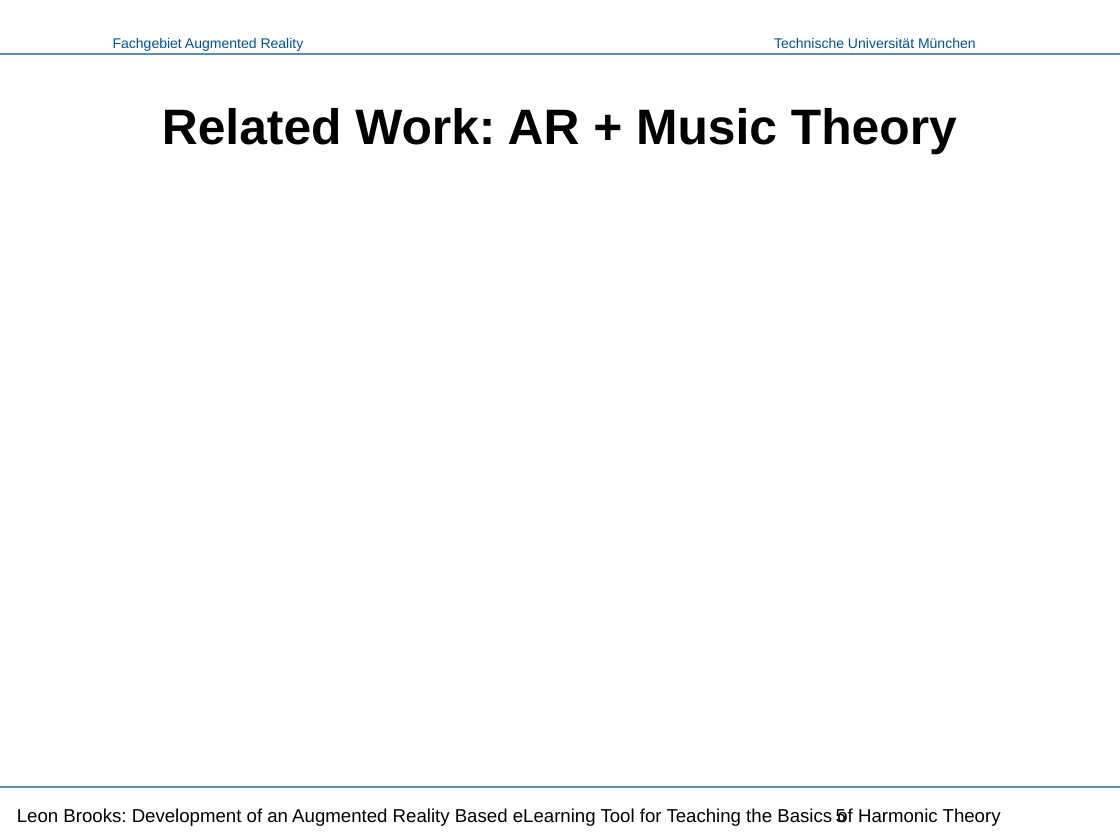
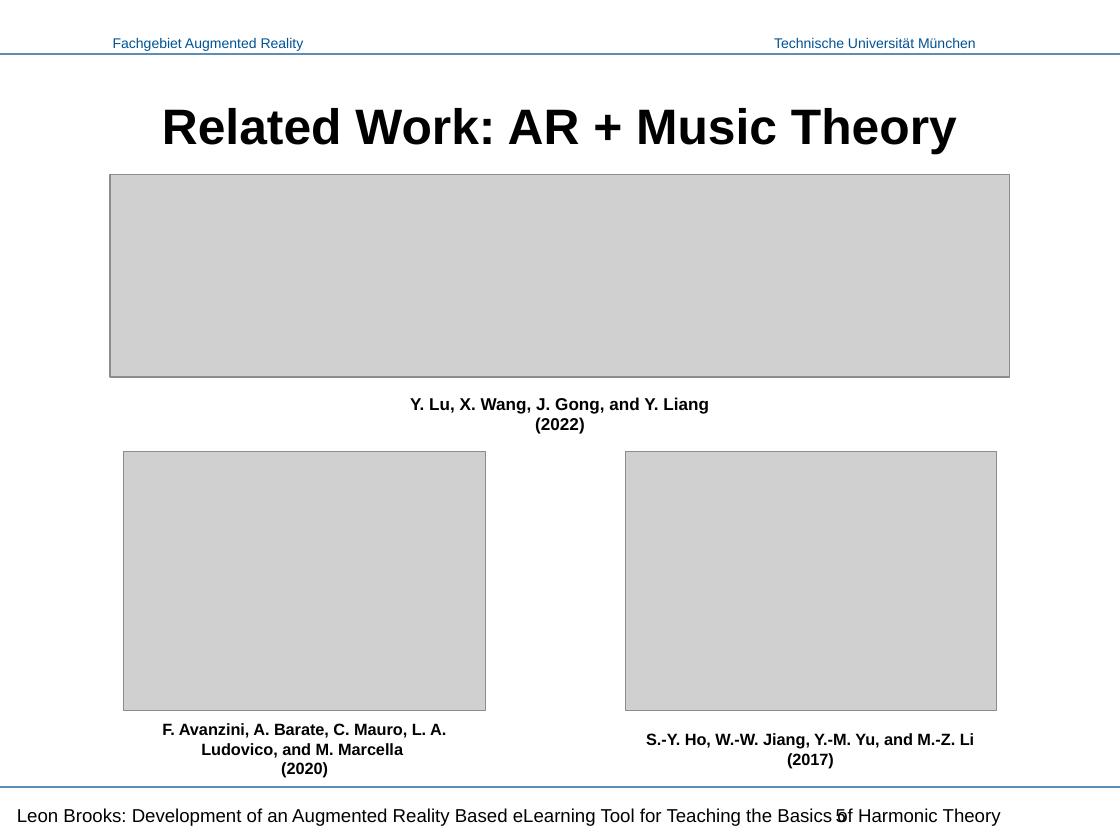
Before and after one commit to LeonBrooks/AR-Music-Theory-eLearing, a slide deck: slide 5 of Presentation/Music Vision - Presentation.pptx. Drawn at 1120x840 pixels with LibreOffice and Linux fonts; fonts in the diff are those of the drawing; grey boxes stand for pictures; background and template pictures are left out. Boxes give left, top, right and bottom in pixels: in the first picture for what was removed or moved away, otherwise in the second. Text is boxed around its words. In the diff, an @@ line names an element or a change of style, - is before the commit and + after.

```diff
--- a/Presentation/Music Vision - Presentation.pptx
+++ b/Presentation/Music Vision - Presentation.pptx
@@ picture added at [110, 175, 1009, 377] @@
@@ text added at [410, 397, 709, 434], 11 pt, text #000000, bold @@
+Y. Lu, X. Wang, J. Gong, and Y. Liang
+(2022)
@@ picture added at [123, 451, 486, 710] @@
@@ picture added at [626, 451, 997, 710] @@
@@ text added at [162, 723, 446, 778], 10.5 pt, text #000000, bold @@
+F. Avanzini, A. Barate, C. Mauro, L. A. Ludovico, and M. Marcella
+(2020)
@@ text added at [646, 733, 974, 768], 10.5 pt, text #000000, bold @@
+S.-Y. Ho, W.-W. Jiang, Y.-M. Yu, and M.-Z. Li
+(2017)
```
Also in this commit, not shown: 4 other slides changed.
